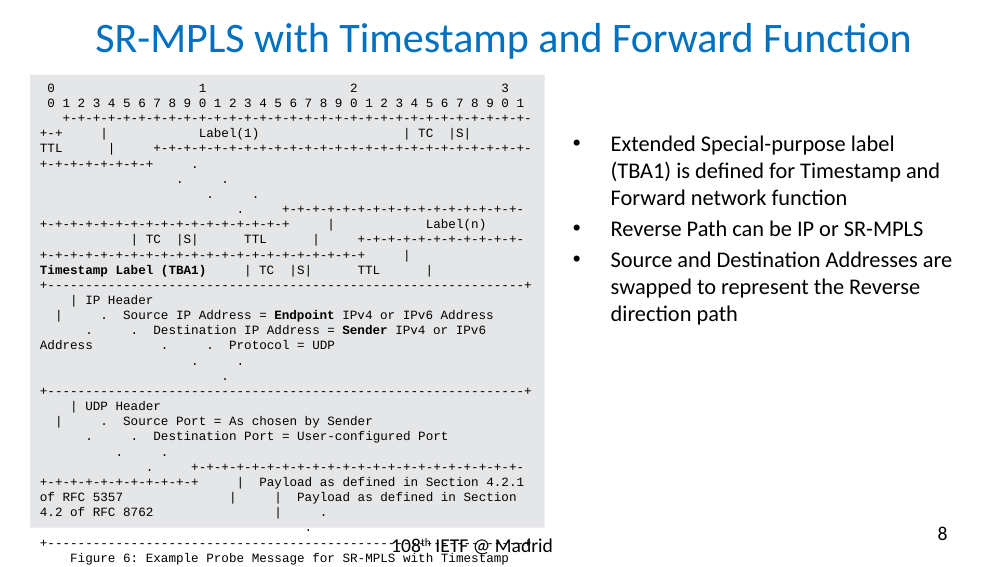
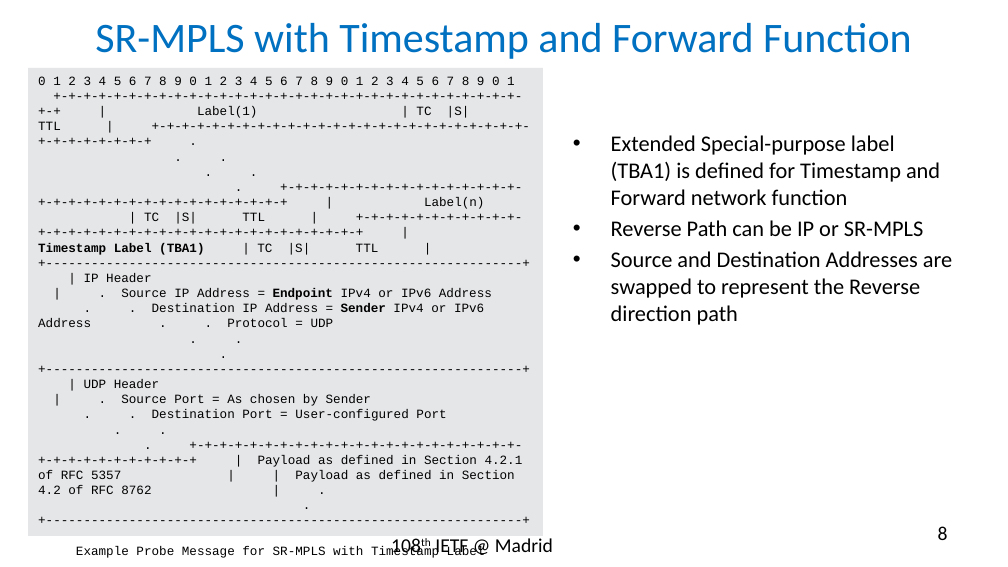
Before and after one commit to rakgandhi/ietf-slides, a slide deck: slide 8 of draft-gandhi-spring-sr-enhanced-plm-01.pptx. Drawn at 1008x567 pixels with LibreOffice and Linux fonts; fonts in the diff are those of the drawing. Boxes give left, top, right and bottom in pixels: in the first picture for what was removed or moved away, otherwise in the second. Text is boxed around its words. In the diff, an @@ line names an element or a change of style, - is before the commit and + after.

```diff
--- a/draft-gandhi-spring-sr-enhanced-plm-01.pptx
+++ b/draft-gandhi-spring-sr-enhanced-plm-01.pptx
@@ rectangle "0 1 2 3 4 ...": place and size @@
-rectangle "0 1 2 3 4 ..." at bbox=[30, 75, 545, 527]
+rectangle "0 1 2 3 4 ..." at bbox=[28, 68, 543, 535]
@@ text in rectangle at bbox=[38, 76, 523, 494]: text changed @@
-0 1 2 3 0 1 2 3 4 5 6 7 8 9 0 1 2 3 4 5 6 7 8 9 0 1 2 3 4 5 6 7 8 9 0 1 +-+-+-+-+-+-+-+-+-+-+-+-+-+-+-+-+-+-+-+-+-+-+-+-+-+-+-+-+-+-+-+-+ | Label(1) | TC |S| TTL | +-+-+-+-+-+-+-+-+-+-+-+-+-+-+-+-+-+-+-+-+-+-+-+-+-+-+-+-+-+-+-+-+ . . . . . . +-+-+-+-+-+-+-+-+-+-+-+-+-+-+-+-+-+-+-+-+-+-+-+-+-+-+-+-+-+-+-+-+ | Label(n) | TC |S| TTL | +-+-+-+-+-+-+-+-+-+-+-+-+-+-+-+-+-+-+-+-+-+-+-+-+-+-+-+-+-+-+-+-+ | Timestamp Label (TBA1) | TC |S| TTL | +---------------------------------------------------------------+ | IP Header | . Source IP Address = Endpoint IPv4 or IPv6 Address . . Destination IP Address = Sender IPv4 or IPv6 Address . . Protocol = UDP . . . +---------------------------------------------------------------+ | UDP Header | . Source Port = As chosen by Sender . . Destination Port = User-configured Port . . . +-+-+-+-+-+-+-+-+-+-+-+-+-+-+-+-+-+-+-+-+-+-+-+-+-+-+-+-+-+-+-+-+ | Payload as defined in Section 4.2.1 of RFC 5357 | | Payload as defined in Section 4.2 of RFC 8762 | . . +---------------------------------------------------------------+ Figure 6: Example Probe Message for SR-MPLS with Timestamp Label
+0 1 2 3 4 5 6 7 8 9 0 1 2 3 4 5 6 7 8 9 0 1 2 3 4 5 6 7 8 9 0 1 +-+-+-+-+-+-+-+-+-+-+-+-+-+-+-+-+-+-+-+-+-+-+-+-+-+-+-+-+-+-+-+-+ | Label(1) | TC |S| TTL | +-+-+-+-+-+-+-+-+-+-+-+-+-+-+-+-+-+-+-+-+-+-+-+-+-+-+-+-+-+-+-+-+ . . . . . . +-+-+-+-+-+-+-+-+-+-+-+-+-+-+-+-+-+-+-+-+-+-+-+-+-+-+-+-+-+-+-+-+ | Label(n) | TC |S| TTL | +-+-+-+-+-+-+-+-+-+-+-+-+-+-+-+-+-+-+-+-+-+-+-+-+-+-+-+-+-+-+-+-+ | Timestamp Label (TBA1) | TC |S| TTL | +---------------------------------------------------------------+ | IP Header | . Source IP Address = Endpoint IPv4 or IPv6 Address . . Destination IP Address = Sender IPv4 or IPv6 Address . . Protocol = UDP . . . +---------------------------------------------------------------+ | UDP Header | . Source Port = As chosen by Sender . . Destination Port = User-configured Port . . . +-+-+-+-+-+-+-+-+-+-+-+-+-+-+-+-+-+-+-+-+-+-+-+-+-+-+-+-+-+-+-+-+ | Payload as defined in Section 4.2.1 of RFC 5357 | | Payload as defined in Section 4.2 of RFC 8762 | . . +---------------------------------------------------------------+
+Example Probe Message for SR-MPLS with Timestamp Label
```
Also in this commit, not shown: 3 other slides changed, 3 slides removed, 1 other file.
